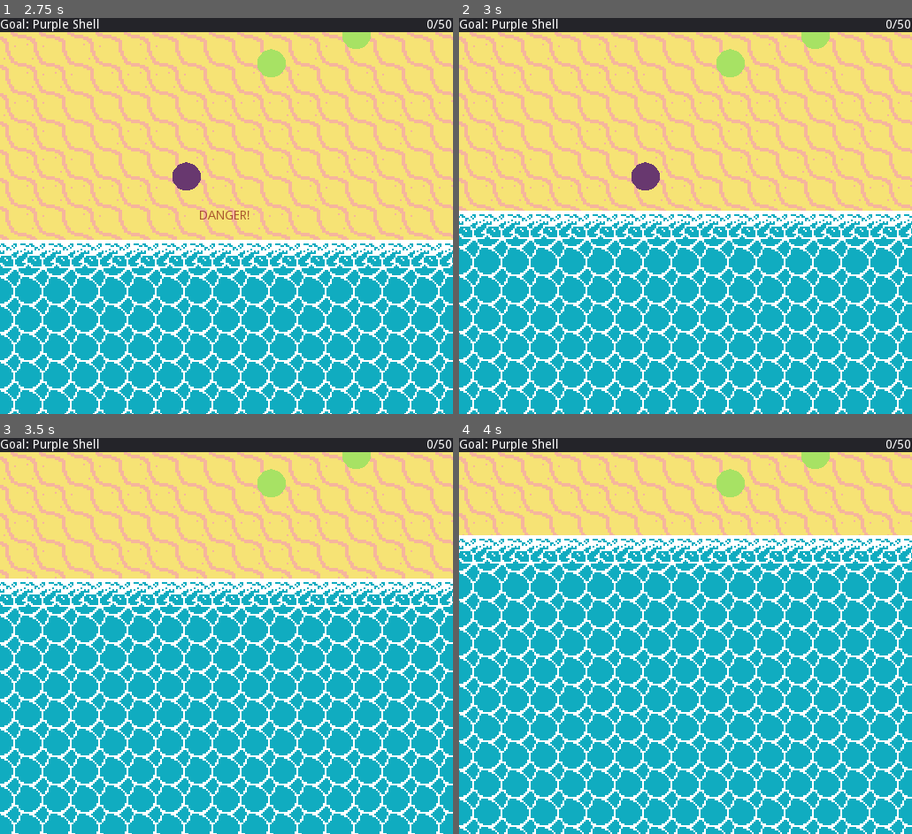
Above: before the commit, frames 1-4 (two rows, left to right).
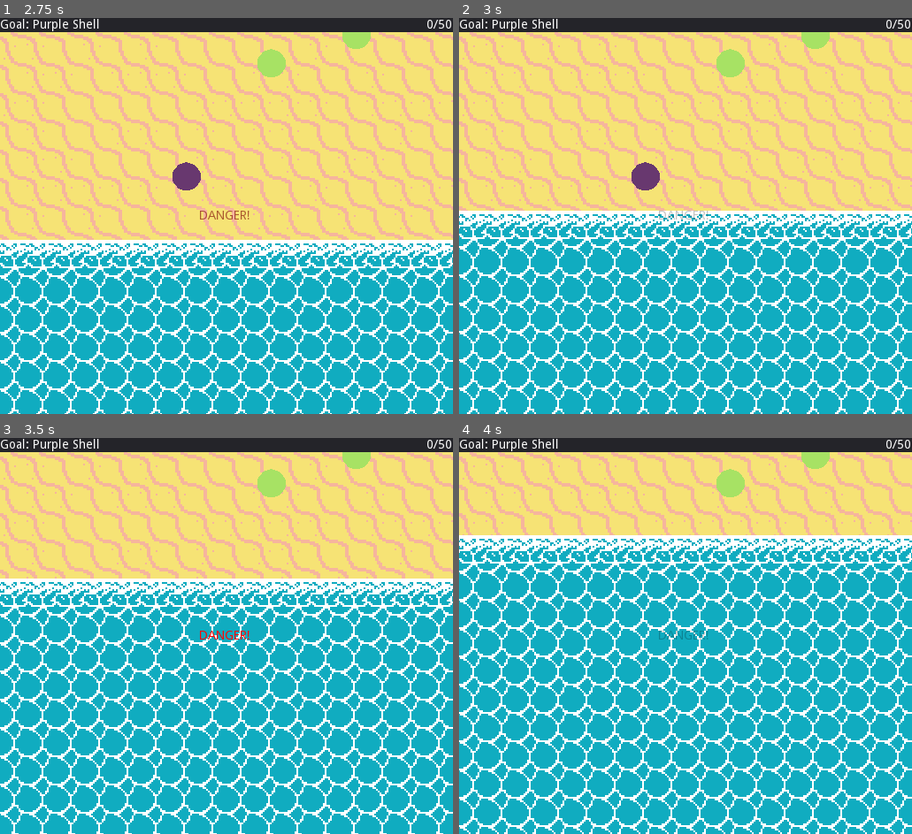
Above: after the commit, the same moments.

Repository: itemcrate/global-game-jam-2019
Game: Godot game, scene res://screens/overworld/Overworld.tscn
Two runs of this game, one before a commit and one after it. Both use one fixed random seed, a clock stepped at 60 frames per second and the inputs below. This scene is started directly instead of the project's main scene. Sound files missing from this copy of the repository are replaced by a short silence.
Inputs:
- Up to frame 1 (2.75 s): tap Enter (ui_accept) at 0.5, 0.77, 1.52 s; hold Right (ui_right) 0.53-1.28 s; hold Space (ui_select) 0.53-1.28 s; hold Down (ui_down) 1.28-2.03 s; tap Space (ui_select) at 1.35 s; hold Right (ui_right) from 2.03 s (still down); hold Space (ui_select) from 2.03 s (still down)
- Up to frame 2 (3 s): release Right (ui_right) at 2.78 s; release Space (ui_select) at 2.78 s; hold Up (ui_up) from 2.78 s (still down); tap Space (ui_select) at 2.85 s
- Up to frame 3 (3.5 s): keep holding Up (ui_up); tap Enter (ui_accept) at 3.02 s
- Up to frame 4 (4 s): release Up (ui_up) at 3.53 s; hold Left (ui_left) from 3.53 s (still down); hold Space (ui_select) from 3.53 s (still down); tap Enter (ui_accept) at 3.77 s

Frame 1 is identical in both runs. In frame 2, less than 0.1% of the frame differs, in the area x 44-55%, y 48-51%; in frame 3, 0.1%, in the area x 44-56%, y 48-51%; in frame 4, less than 0.1%.

Commit message:
Added logic to start danger event. Triggers HUD alert & plays danger audio.

Diff:
--- a/entities/wave/wave.gd
+++ b/entities/wave/wave.gd
@@ -17,6 +17,7 @@
 	current_state = STATE.FLOW
 	tween.interpolate_property(self, "position", self.position, Vector2(256, 224), 4, Tween.TRANS_LINEAR, Tween.EASE_OUT)
 	tween.start()
+	$WaveAudioPlayer.play()
 
 # SIGNALS
 
--- a/entities/wave/wave.tscn
+++ b/entities/wave/wave.tscn
@@ -1,7 +1,8 @@
-[gd_scene load_steps=4 format=2]
+[gd_scene load_steps=5 format=2]
 
 [ext_resource path="res://entities/wave/wave.gd" type="Script" id=1]
 [ext_resource path="res://assets/tileset/BeachTileset.tres" type="TileSet" id=2]
+[ext_resource path="res://assets/audio/wave_crash.wav" type="AudioStream" id=3]
 
 [sub_resource type="RectangleShape2D" id=1]
 
@@ -61,6 +62,15 @@
 playback/repeat = false
 playback/speed = 1.0
 
+[node name="WaveAudioPlayer" type="AudioStreamPlayer" parent="." index="3"]
+
+stream = ExtResource( 3 )
+volume_db = 0.0
+pitch_scale = 1.0
+autoplay = false
+mix_target = 0
+bus = "Master"
+
 [connection signal="body_entered" from="." to="." method="_on_wave_body_entered"]
 
 [connection signal="tween_completed" from="waveTween" to="." method="_on_waveTween_tween_completed"]
--- a/screens/overworld/Overworld.gd
+++ b/screens/overworld/Overworld.gd
@@ -4,6 +4,7 @@
 onready var obstacle_path = "res://entities/obstacle/obstacle.tscn"
 onready var tilemap = $TileMap
 onready var wave = $wave
+onready var bg_audio_pos = 0.0
 
 func _ready():
 	GameData.reset()
@@ -13,7 +14,15 @@
 
 func _input(event):
 	if event.is_action_pressed("ui_select"):
+		start_danger_event()
 		wave.flow()
+
+func start_danger_event():
+		$HUDLayer/HUD.show_alert()
+		bg_audio_pos = $BackgroundAudioPlayer.get_playback_position()
+		$BackgroundAudioPlayer.stop()
+		$DangerAudioPlayer.play()
+		yield($HUDLayer/HUD/AlertTimer, "timeout")
 
 func spawn(scene_path):
 	var new_obstacle = load(scene_path).instance()
@@ -32,3 +41,8 @@
 func spawn_obstacles(number):
 	for n in range(number):
 		spawn(obstacle_path)
+
+
+func _on_DangerAudioPlayer_finished():
+	# start playing bg audio again
+	$BackgroundAudioPlayer.play(bg_audio_pos)
--- a/screens/overworld/Overworld.tscn
+++ b/screens/overworld/Overworld.tscn
@@ -6,6 +6,7 @@
 [ext_resource path="res://entities/wave/wave.tscn" type="PackedScene" id=4]
 [ext_resource path="res://entities/HUD/HUD.tscn" type="PackedScene" id=5]
 [ext_resource path="res://assets/audio/happy_music.wav" type="AudioStream" id=6]
+[ext_resource path="res://assets/audio/danger_music.wav" type="AudioStream" id=7]
 
 [node name="Overworld" type="Node" index="0"]
 
@@ -52,3 +53,14 @@
 autoplay = false
 mix_target = 0
 bus = "Master"
+
+[node name="DangerAudioPlayer" type="AudioStreamPlayer" parent="." index="5"]
+
+stream = ExtResource( 7 )
+volume_db = 0.0
+pitch_scale = 1.0
+autoplay = false
+mix_target = 0
+bus = "Master"
+
+[connection signal="finished" from="DangerAudioPlayer" to="." method="_on_DangerAudioPlayer_finished"]
Not shown: 1 places in screens/overworld/Overworld.tscn that only renumber resources
